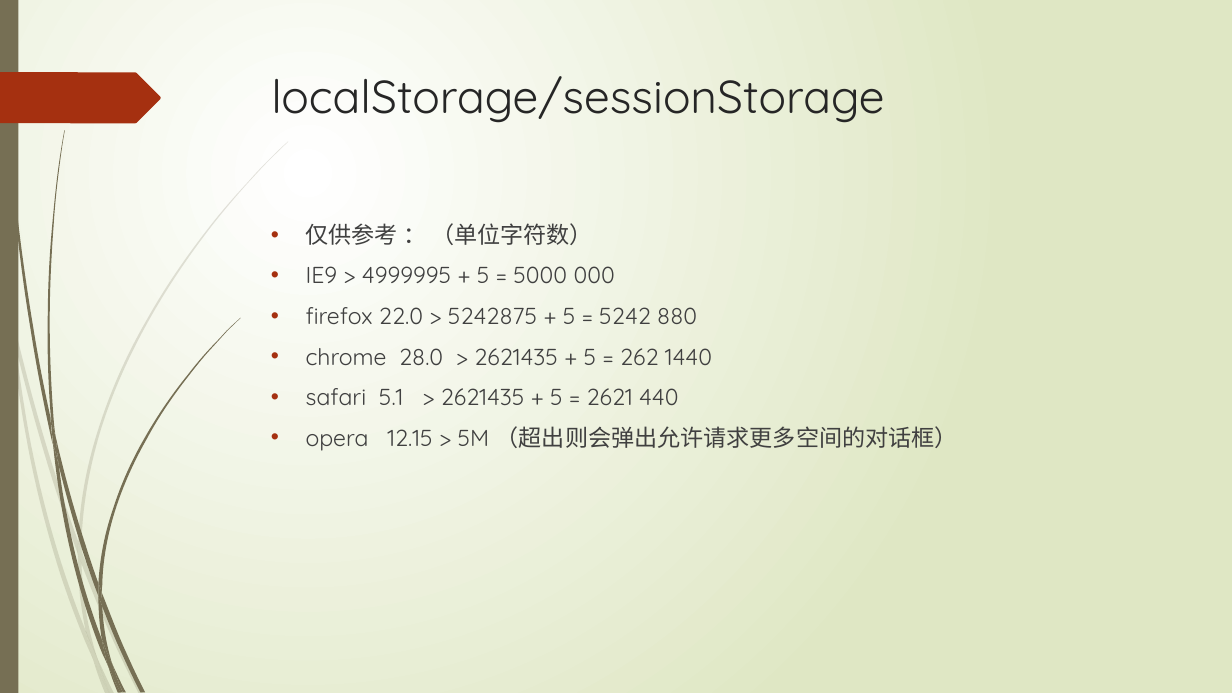
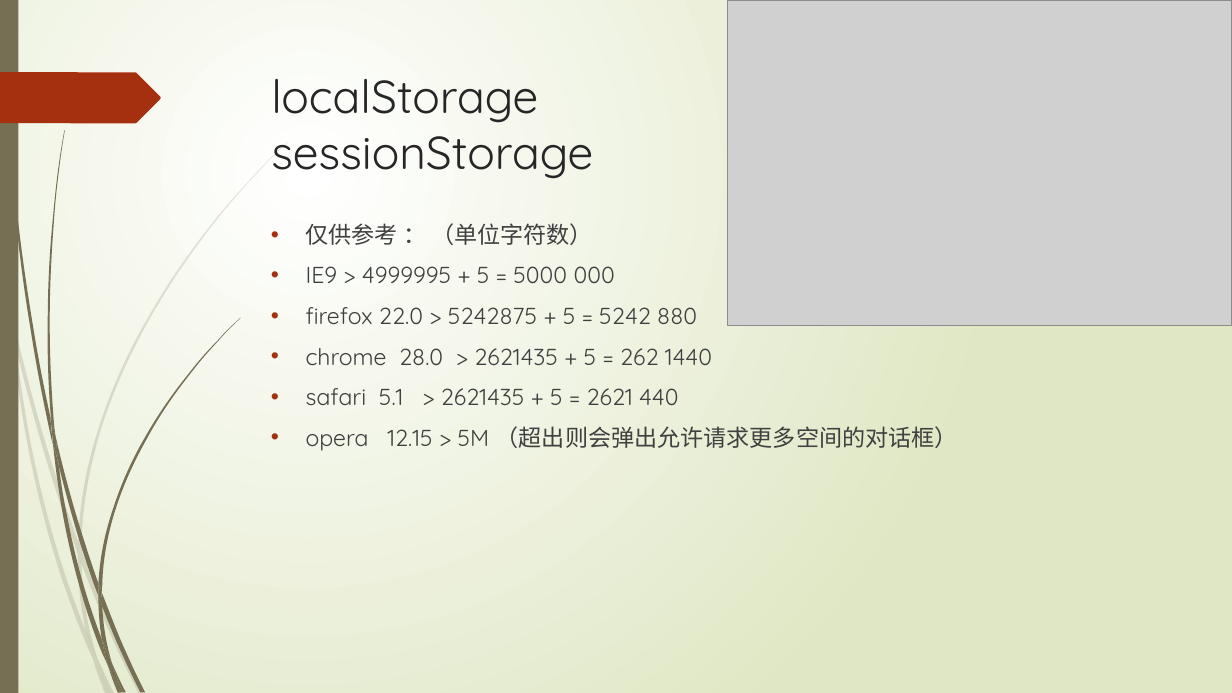
Before and after one commit to xiangwenhu/FileSystem, a slide deck: slide 4 of docs/浏览器大型文件存储.pptx. Drawn at 1232x693 pixels with LibreOffice and Linux fonts; fonts in the diff are those of the drawing; grey boxes stand for pictures. Boxes give left, top, right and bottom in pixels: in the first picture for what was removed or moved away, otherwise in the second. Text is boxed around its words. In the diff, an @@ line names an element or a change of style, - is before the commit and + after.

```diff
--- a/docs/浏览器大型文件存储.pptx
+++ b/docs/浏览器大型文件存储.pptx
@@ picture added at (728, 0, 1232, 326) @@
@@ title at (271, 79, 593, 179): text changed @@
-localStorage/sessionStorage
+localStorage
+sessionStorage
```
Also in this commit, not shown: 5 other slides changed, 1 slide added.
